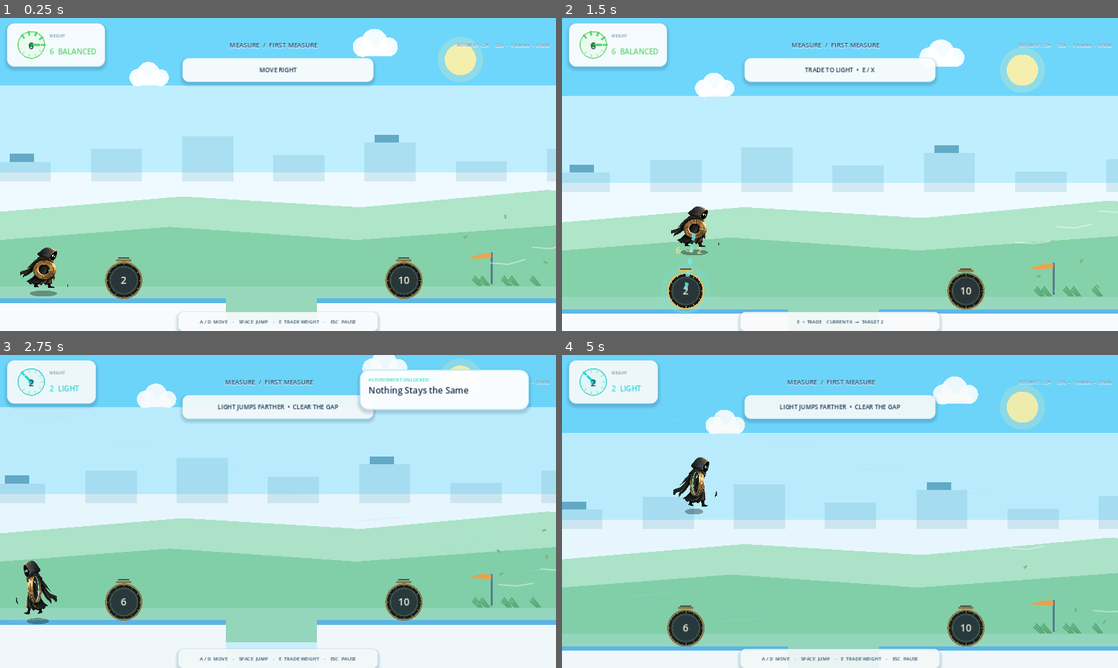
Above: before the commit, frames 1-4 (two rows, left to right).
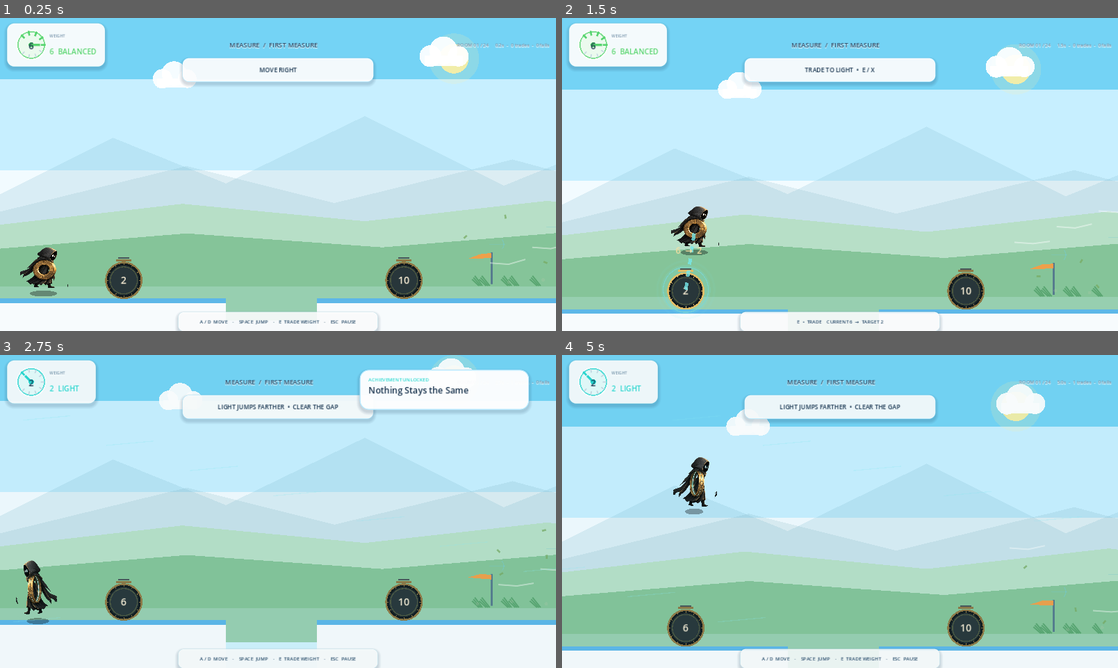
Above: after the commit, the same moments.

Repository: lienowen/how-heavy
Game: Godot game, scene res://scenes/main.tscn
Two runs of this game, one before a commit and one after it. Both use one fixed random seed, a clock stepped at 60 frames per second and the inputs below.
Inputs (mouse positions are in pixels of both pictures, inside the frame that each line leads up to):
- Up to frame 1 (0.25 s): no input
- Up to frame 2 (1.5 s): tap Enter (ui_accept) at 0.5 s; move the mouse to (962, 158) at 0.52 s; hold D (move_right) 0.53-1.25 s; tap E (exchange) at 0.6 s; click (962, 158) at 0.67 s; tap Space (jump) at 0.77 s; drag from (728, 190) to (684, 277) at 1.27 s
- Up to frame 3 (2.75 s): move the mouse to (333, 442) at 2.02 s; hold A (move_left) from 2.03 s (still down); tap E (exchange) at 2.1 s
- Up to frame 4 (5 s): release A (move_left) at 2.75 s; drag from (812, 574) to (967, 589) at 2.77 s; move the mouse to (1006, 558) at 3.52 s; hold D (move_right) 3.53-4.25 s; tap E (exchange) at 3.6 s; tap Space (jump) at 3.77 s; drag from (673, 464) to (756, 433) at 4.27 s

The runs differ from the first frame. In frame 1, 17% of the frame differs, in the area x 0-100%, y 3-74%; in frame 2, 17%; in frame 3, 14%; in frame 4, 17%, in the area x 0-100%, y 6-78%.

Commit message:
Simplify background into painterly adventure layers

Diff:
--- a/scripts/chapter_environment.gd
+++ b/scripts/chapter_environment.gd
@@ -5,14 +5,14 @@
 var motion_time: float = 0.0
 var redraw_clock: float = 0.0
 
-const SKY_TOP := Color("6fd6fb")
-const SKY_MID := Color("bfeeff")
-const SKY_BOTTOM := Color("eefaff")
-const CLOUD := Color(1, 1, 1, 0.92)
-const CITY := Color(0.30, 0.60, 0.72, 0.18)
-const HILL_BACK := Color("a7e2c2")
-const HILL_FRONT := Color("74c99c")
-const SUN := Color("fff1a6")
+const SKY_TOP := Color("74d3f5")
+const SKY_MID := Color("c7efff")
+const SKY_BOTTOM := Color("f2fbff")
+const CLOUD := Color(1, 1, 1, 0.93)
+const HILL_BACK := Color("b6dfc4")
+const HILL_FRONT := Color("78bd8d")
+const SUN := Color("fff0a0")
+const CASTLE := Color(0.18, 0.33, 0.39, 0.18)
 
 func setup(value: int) -> void:
 	chapter = clampi(value, 1, 4)
@@ -22,61 +22,77 @@
 func _process(delta: float) -> void:
 	motion_time += delta
 	redraw_clock += delta
-	if redraw_clock >= 0.10:
+	if redraw_clock >= 0.12:
 		redraw_clock = 0.0
 		queue_redraw()
 
 func _draw() -> void:
 	draw_sky()
 	draw_sun()
-	draw_far_city()
+	draw_mountains()
+	draw_castle()
 	draw_hills()
 	draw_clouds()
 
 func draw_sky() -> void:
 	draw_rect(Rect2(0, 0, 3550, 720), SKY_BOTTOM)
-	draw_rect(Rect2(0, 0, 3550, 210), SKY_TOP)
-	draw_rect(Rect2(0, 180, 3550, 200), SKY_MID)
+	draw_rect(Rect2(0, 0, 3550, 190), SKY_TOP)
+	draw_rect(Rect2(0, 165, 3550, 210), SKY_MID)
 
 func draw_sun() -> void:
-	var center := Vector2(1060.0, 120.0)
-	draw_circle(center, 52, Color(SUN, 0.22))
-	draw_circle(center, 36, Color(SUN, 0.90))
+	var center := Vector2(1045, 118)
+	draw_circle(center, 58, Color(SUN, 0.17))
+	draw_circle(center, 34, Color(SUN, 0.88))
 
-func draw_far_city() -> void:
-	# Keep the skyline low and faint. It should provide depth, not compete with gameplay.
-	for i in range(18):
-		var x := float(i * 210) - fposmod(motion_time * 5.0, 210.0)
-		var h := 45.0 + float((i * 29) % 72)
-		draw_rect(Rect2(x, 400.0 - h, 118.0, h), CITY)
-		if i % 4 == 0:
-			draw_rect(Rect2(x + 24.0, 400.0 - h - 18.0, 56.0, 18.0), Color(CITY, 0.8))
+func draw_mountains() -> void:
+	var back := PackedVector2Array([
+		Vector2(0,430), Vector2(260,300), Vector2(520,405), Vector2(840,250), Vector2(1160,410),
+		Vector2(1470,285), Vector2(1780,415), Vector2(2120,270), Vector2(2460,410), Vector2(2820,300),
+		Vector2(3180,420), Vector2(3550,285), Vector2(3550,720), Vector2(0,720)
+	])
+	draw_colored_polygon(back, Color("82bbcf", 0.22))
+
+	var mid := PackedVector2Array([
+		Vector2(0,470), Vector2(430,365), Vector2(770,450), Vector2(1180,350), Vector2(1570,455),
+		Vector2(2000,360), Vector2(2440,465), Vector2(2920,365), Vector2(3300,455), Vector2(3550,390),
+		Vector2(3550,720), Vector2(0,720)
+	])
+	draw_colored_polygon(mid, Color("78aebc", 0.18))
+
+func draw_castle() -> void:
+	# One recognizable landmark gives depth without the old repeating rectangle skyline.
+	var center_x := 1820.0
+	var base_y := 392.0
+	draw_rect(Rect2(center_x - 95, base_y - 54, 190, 54), CASTLE)
+	draw_rect(Rect2(center_x - 66, base_y - 112, 48, 112), CASTLE)
+	draw_rect(Rect2(center_x + 24, base_y - 92, 44, 92), CASTLE)
+	draw_rect(Rect2(center_x - 8, base_y - 138, 38, 138), CASTLE)
+	for x in [-66.0, -18.0, 24.0]:
+		draw_rect(Rect2(center_x + x, base_y - 118, 12, 14), Color(CASTLE, 0.95))
 
 func draw_hills() -> void:
 	var back := PackedVector2Array([
-		Vector2(0, 470), Vector2(420, 435), Vector2(830, 460), Vector2(1260, 420),
-		Vector2(1740, 462), Vector2(2210, 430), Vector2(2700, 470), Vector2(3160, 438),
-		Vector2(3550, 460), Vector2(3550, 720), Vector2(0, 720)
+		Vector2(0,500), Vector2(420,452), Vector2(840,492), Vector2(1260,445), Vector2(1680,500),
+		Vector2(2100,458), Vector2(2550,505), Vector2(3060,462), Vector2(3550,492), Vector2(3550,720), Vector2(0,720)
 	])
-	draw_colored_polygon(back, Color(HILL_BACK, 0.88))
+	draw_colored_polygon(back, Color(HILL_BACK, 0.92))
 
 	var front := PackedVector2Array([
-		Vector2(0, 535), Vector2(390, 505), Vector2(820, 535), Vector2(1300, 500),
-		Vector2(1780, 540), Vector2(2260, 505), Vector2(2740, 540), Vector2(3190, 510),
-		Vector2(3550, 530), Vector2(3550, 720), Vector2(0, 720)
+		Vector2(0,555), Vector2(430,520), Vector2(880,552), Vector2(1320,516), Vector2(1780,558),
+		Vector2(2240,522), Vector2(2740,560), Vector2(3190,526), Vector2(3550,548), Vector2(3550,720), Vector2(0,720)
 	])
-	draw_colored_polygon(front, Color(HILL_FRONT, 0.72))
+	draw_colored_polygon(front, Color(HILL_FRONT, 0.80))
 
 func draw_clouds() -> void:
-	for i in range(7):
-		var speed := 5.0 + float(i % 3) * 2.0
-		var x := fposmod(float(i * 520) + motion_time * speed, 3900.0) - 180.0
-		var y := 82.0 + float((i * 73) % 145)
-		var scale := 0.72 + float(i % 3) * 0.12
+	for i in range(6):
+		var speed := 4.0 + float(i % 3) * 1.5
+		var x := fposmod(float(i * 620) + motion_time * speed, 4050.0) - 220.0
+		var y := 78.0 + float((i * 79) % 132)
+		var scale := 0.78 + float(i % 3) * 0.11
 		draw_cloud(Vector2(x, y), scale)
 
 func draw_cloud(at: Vector2, scale: float) -> void:
-	draw_circle(at + Vector2(-28, 8) * scale, 24 * scale, CLOUD)
-	draw_circle(at + Vector2(0, -4) * scale, 31 * scale, CLOUD)
-	draw_circle(at + Vector2(33, 8) * scale, 23 * scale, CLOUD)
-	draw_rect(Rect2(at + Vector2(-42, 7) * scale, Vector2(84, 23) * scale), CLOUD)
+	draw_circle(at + Vector2(-30, 8) * scale, 25 * scale, CLOUD)
+	draw_circle(at + Vector2(0, -5) * scale, 32 * scale, CLOUD)
+	draw_circle(at + Vector2(34, 8) * scale, 24 * scale, CLOUD)
+	draw_rect(Rect2(at + Vector2(-44, 7) * scale, Vector2(88, 24) * scale), CLOUD)
